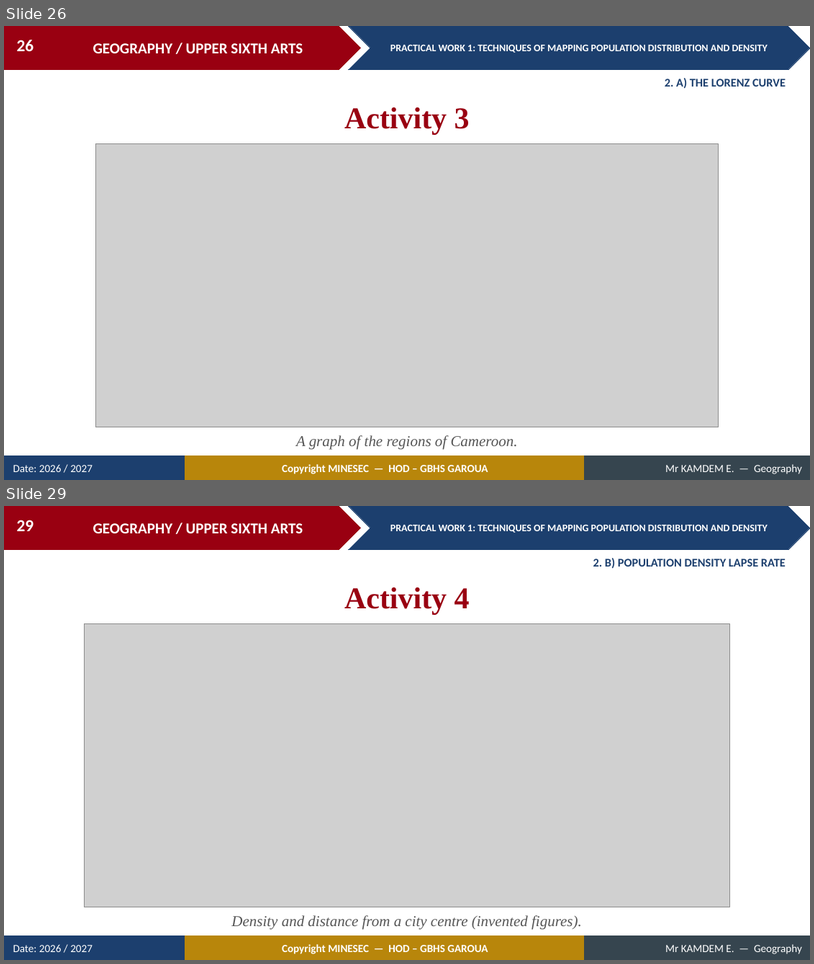
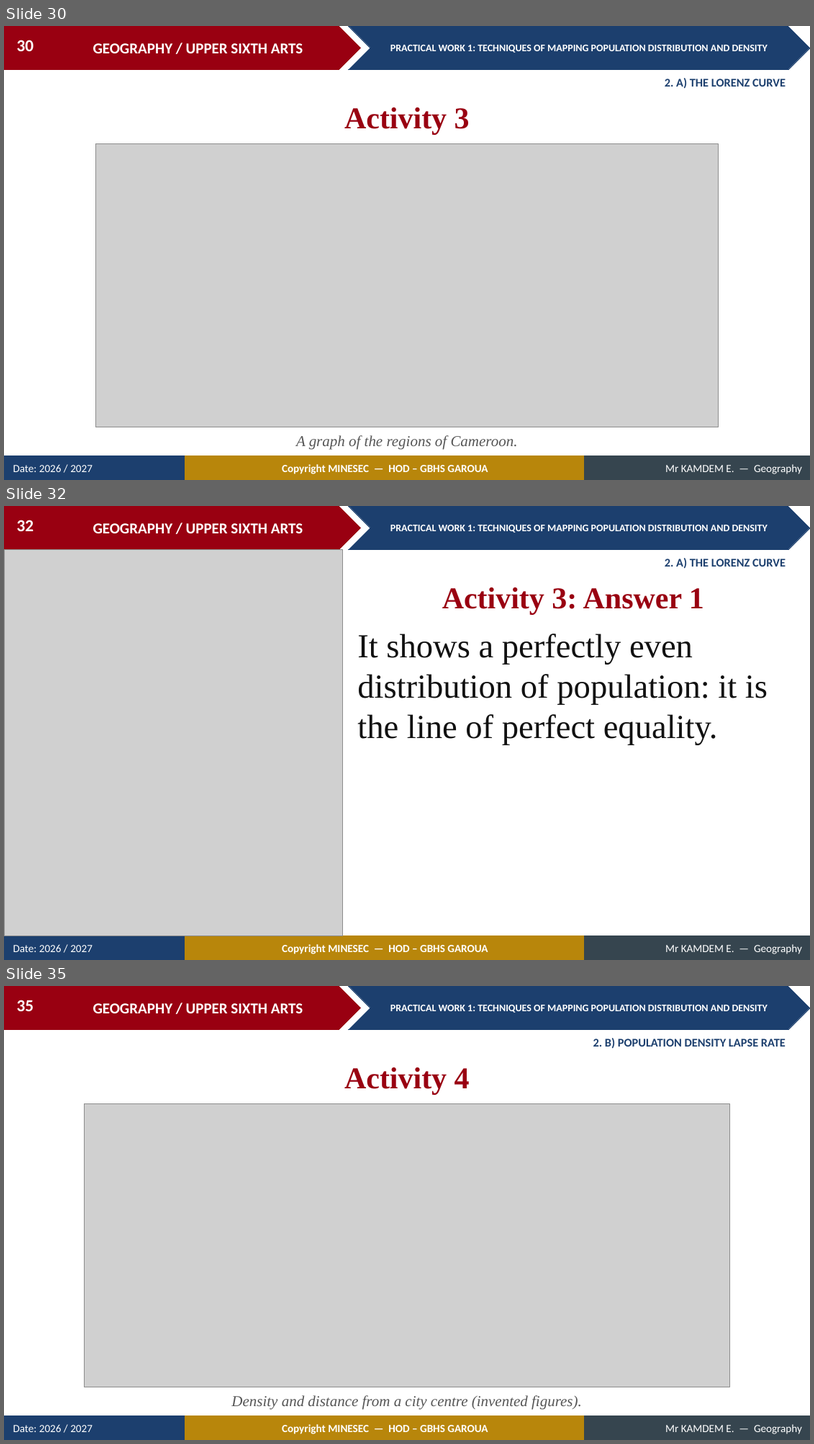
Before and after one commit to Berthautk/linea-github, a slide deck: lecons/USA/Population Geography/03_USA_POP_PW01_Techniques_of_Mapping_Population_Distribution_and_Density.pptx. Shown one above the other, each under a label of ours: slides 26 and 29 before the commit, slides 30, 32 and 35 after it; the slides between them are not shown. The pictures are 814x964 and 814x1444 pixels, drawn with LibreOffice and Linux fonts; fonts in the diff are those of the drawing; grey boxes stand for pictures. Boxes give left, top, right and bottom in pixels: in the first picture for what was removed or moved away, otherwise in the second. Text is boxed around its words. In the diff, an @@ line names an element or a change of style, - is before the commit and + after.

```diff
--- a/lecons/USA/Population Geography/03_USA_POP_PW01_Techniques_of_Mapping_Population_Distribution_and_Density.pptx
+++ b/lecons/USA/Population Geography/03_USA_POP_PW01_Techniques_of_Mapping_Population_Distribution_and_Density.pptx
@@ slide 32 added at (4,506,810,960), background #FFFFFF; not listed: 9 template elements that a slide beside it also shows @@
@@ page number added at (17,520,34,531), 20 pt, text #FFFFFF, bold @@
+32
@@ picture added at (4,549,343,936) @@
@@ text added at (665,558,786,569), 14 pt, text #1C3F6E, bold @@
+2. A) THE LORENZ CURVE
@@ text added at (442,587,705,614), 36 pt, text #990011, bold @@
+Activity 3: Answer 1
@@ text added at (358,633,768,745), 40 pt, text #111111 @@
+It shows a perfectly even distribution of population: it is the line of perfect equality.
@@ what was slide 26 is now slide 30 @@
@@ page number at (17,40,34,51): text changed @@
-26
+30
@@ what was slide 29 is now slide 35 @@
@@ page number at (17,1000,34,1011): text changed @@
-29
+35
```
Also in this commit, not shown: 10 slides changed, 7 other slides added, 3 other files.
